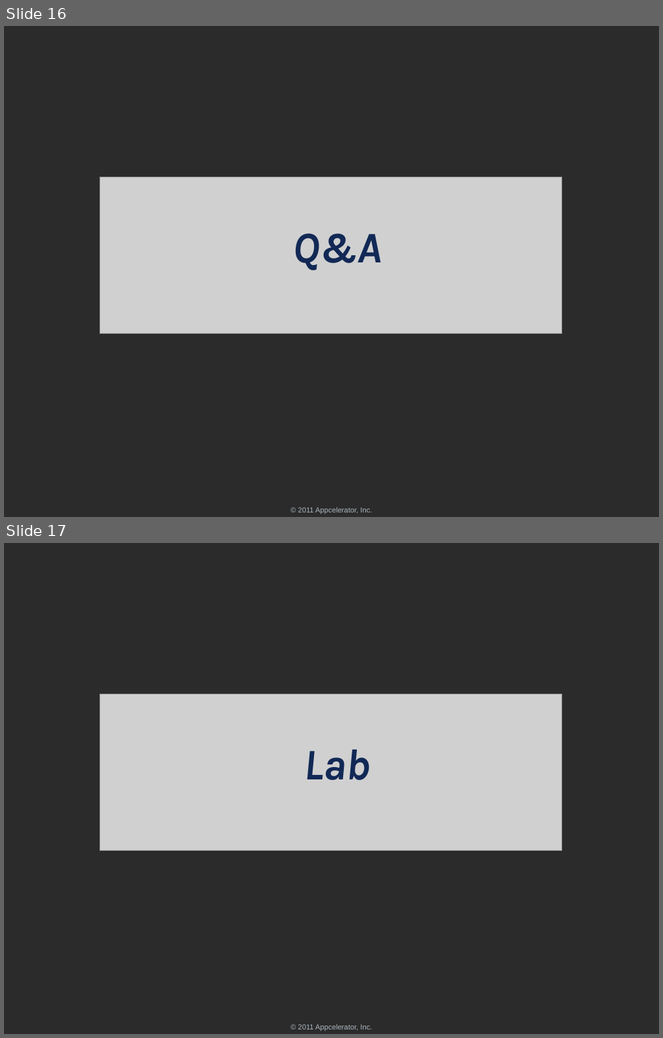
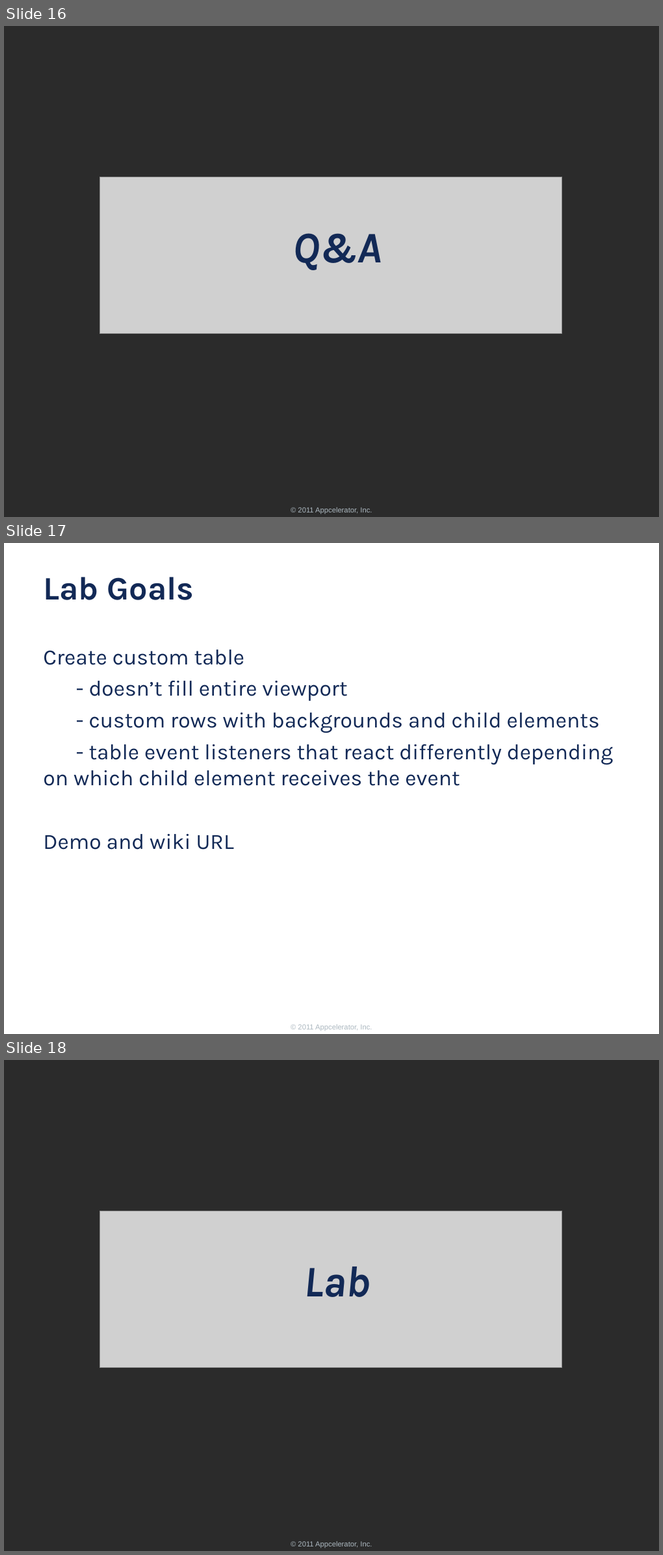
Before and after one commit to appcelerator-forks/appcelerator-training.tcmd_certification, a slide deck: 320.pptx. Shown one above the other, each under a label of ours: slides 16 and 17 before the commit, slides 16, 17 and 18 after it. The pictures are 663x1038 and 663x1555 pixels, drawn with LibreOffice and Linux fonts; fonts in the diff are those of the drawing; grey boxes stand for pictures; background and template pictures are left out; a plain dark background stands for a picture behind light text. Boxes give left, top, right and bottom in pixels: in the first picture for what was removed or moved away, otherwise in the second. Text is boxed around its words. In the diff, an @@ line names an element or a change of style, - is before the commit and + after.

```diff
--- a/320.pptx
+++ b/320.pptx
@@ slide 17 added at (x1=4, y1=543, x2=659, y2=1034), background #FFFFFF; not listed: 1 template element that a slide beside it also shows @@
@@ title added at (x1=43, y1=577, x2=194, y2=600), 36 pt, text #122956, bold @@
+Lab Goals
@@ text added at (x1=43, y1=650, x2=613, y2=850), 24 pt, text #122956 @@
+Create custom table
+- doesn’t fill entire viewport
+- custom rows with backgrounds and child elements
+- table event listeners that react differently depending on which child element receives the event
+Demo and wiki URL
@@ what was slide 17 is now slide 18 @@
```
Also in this commit, not shown: 4 other files.
